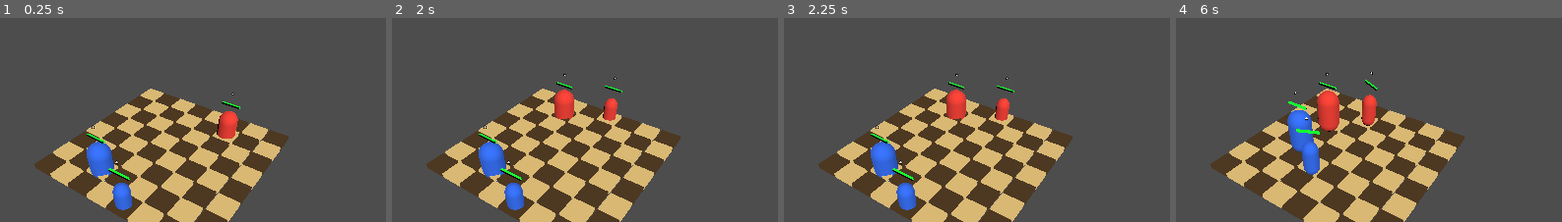
Above: before the commit, frames 1-4 (left to right).
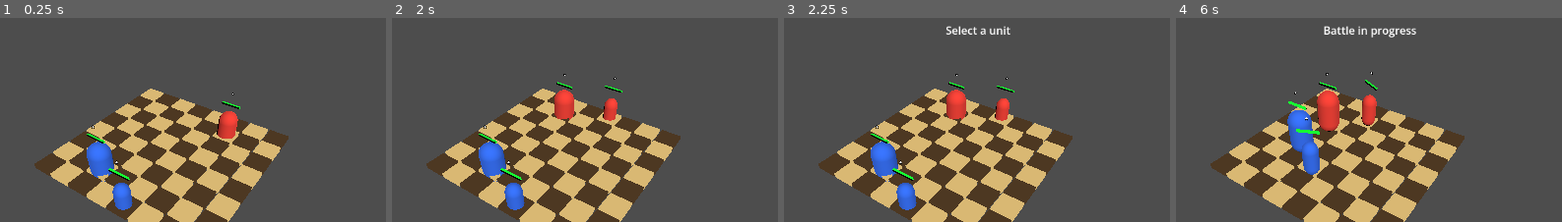
Above: after the commit, the same moments.

Repository: janmgryka-bit/warmarket
Game: Godot game, scene res://scenes/Main.tscn
Two runs of this game, one before a commit and one after it. Both use one fixed random seed, a clock stepped at 60 frames per second and the inputs below.
Inputs:
- Up to frame 1 (0.25 s): no input
- Up to frame 2 (2 s): click "Buy XP (4g)" at 0.5 s; click "Mirror Army" at 1.25 s
- Up to frame 3 (2.25 s): click "Sell Unit" at 2 s
- Up to frame 4 (6 s): click "Reroll (2g)" at 2.75 s; click "Legionista Romans / Tank Tier…" at 3.5 s; click "Legionista ★ Tier 1" at 4.25 s; click "Start Battle" at 5 s; click "Start Battle" at 5.75 s
The pictures show only the part of the screen within x 27-77%, y 2-52%; the shares and areas given below are measured in that part.

Frames 1-2 are identical in both runs. In frame 3, 0.4% of the frame differs, in the area x 42-59%, y 3-9%; in frame 4, 0.6%, in the area x 38-63%, y 3-10%.

Commit message:
Show action feedback messages

Diff:
--- a/godot_project/war-market/scenes/Main.tscn
+++ b/godot_project/war-market/scenes/Main.tscn
@@ -27,6 +27,16 @@
 [node name="Units" type="Node3D" parent="." unique_id=842471417]
 
 [node name="UI" type="CanvasLayer" parent="." unique_id=390280858]
+
+[node name="ActionFeedbackLabel" type="Label" parent="UI"]
+visible = false
+offset_left = 420.0
+offset_top = 35.0
+offset_right = 810.0
+offset_bottom = 70.0
+text = "Action feedback"
+horizontal_alignment = 1
+vertical_alignment = 1
 
 [node name="HudContainer" type="VBoxContainer" parent="UI" unique_id=390280859]
 offset_left = 30.0
--- a/godot_project/war-market/scripts/game.gd
+++ b/godot_project/war-market/scripts/game.gd
@@ -10,6 +10,7 @@
 @onready var unit_details_panel: Panel = $UI/UnitDetailsPanel
 @onready var unit_details_label: Label = $UI/UnitDetailsPanel/UnitDetailsLabel
 @onready var event_log_label: Label = $UI/EventLogPanel/EventLogLabel
+@onready var action_feedback_label: Label = $UI/ActionFeedbackLabel
 @onready var shop_items: HBoxContainer = $UI/BottomContainer/ShopPanel/ShopItems
 @onready var gold_label: Label = $UI/HudContainer/GoldLabel
 @onready var player_level_label: Label = $UI/HudContainer/PlayerLevelLabel
@@ -43,6 +44,7 @@
 var current_battle_payload: Dictionary = {}
 var battle_history: Array[Dictionary] = []
 var max_battle_history_entries: int = 20
+var action_feedback_timer: Timer = null
 
 # Selection Helpers
 func clear_shop_selection() -> void:
@@ -67,6 +69,38 @@
 	clear_bench_selection()
 	if board != null and board.has_method("clear_tile_highlights"):
 		board.clear_tile_highlights()
+
+func show_action_feedback(message: String) -> void:
+	if action_feedback_label == null:
+		return
+	action_feedback_label.text = message
+	action_feedback_label.visible = true
+	if action_feedback_timer != null:
+		action_feedback_timer.start()
+
+func clear_action_feedback() -> void:
+	if action_feedback_timer != null:
+		action_feedback_timer.stop()
+	if action_feedback_label == null:
+		return
+	action_feedback_label.text = ""
+	action_feedback_label.visible = false
+
+func setup_action_feedback_timer() -> void:
+	action_feedback_timer = Timer.new()
+	action_feedback_timer.one_shot = true
+	action_feedback_timer.wait_time = 1.5
+	action_feedback_timer.timeout.connect(clear_action_feedback)
+	add_child(action_feedback_timer)
+
+func get_blocked_action_feedback() -> String:
+	if battle_started:
+		return "Battle in progress"
+	if game_over or victory:
+		return "Run ended"
+	if round_ended:
+		return "Round ended"
+	return "Not available"
 
 # Economy
 var starting_gold: int = 10
@@ -171,11 +205,13 @@
 		print("RestartRoundButton found")
 
 	board.tile_clicked.connect(_on_board_tile_clicked)
+	setup_action_feedback_timer()
 
 	round_result_label.text = ""
 	restart_button.visible = false
 	apply_battle_speed()
 	update_battle_speed_ui()
+	clear_action_feedback()
 	add_event_log("New run started")
 
 	update_gold_label()
@@ -623,10 +659,12 @@
 # Unit Selection and Movement
 func _on_unit_clicked(unit: CharacterBody3D) -> void:
 	if not is_preparation_phase():
+		show_action_feedback(get_blocked_action_feedback())
 		print("Cannot select unit outside preparation phase")
 		return
 
 	if unit.team_id != 0:
+		show_action_feedback("Cannot select enemy")
 		print("Cannot select enemy unit")
 		return
 
@@ -692,14 +730,17 @@
 # Board Interaction
 func _on_board_tile_clicked(grid_pos: Vector2i) -> void:
 	if not is_preparation_phase():
+		show_action_feedback(get_blocked_action_feedback())
 		print("Cannot interact with board outside preparation phase")
 		return
 
 	if grid_pos.y < 4:
+		show_action_feedback("Deploy on your side")
 		print("Enemy half - cannot place there")
 		return
 
 	if is_tile_occupied(grid_pos):
+		show_action_feedback("Tile occupied")
 		print("Tile occupied: ", grid_pos)
 		return
 
@@ -708,6 +749,7 @@
 		return
 
 	if selected_unit == null or not is_instance_valid(selected_unit):
+		show_action_feedback("Select a unit")
 		print("No selected unit")
 		return
 
@@ -717,22 +759,27 @@
 
 func try_deploy_bench_unit(grid_pos: Vector2i) -> bool:
 	if not is_preparation_phase():
+		show_action_feedback(get_blocked_action_feedback())
 		print("Cannot deploy bench unit outside preparation phase")
 		return false
 
 	if selected_bench_index < 0 or selected_bench_index >= bench_units.size():
+		show_action_feedback("Select a bench unit")
 		print("No bench unit selected")
 		return false
 
 	if grid_pos.y < 4:
+		show_action_feedback("Deploy on your side")
 		print("Cannot deploy to enemy half")
 		return false
 
 	if is_tile_occupied(grid_pos):
+		show_action_feedback("Tile occupied")
 		print("Cannot deploy to occupied tile: ", grid_pos)
 		return false
 
 	if player_roster.size() >= max_player_units:
+		show_action_feedback("Unit cap reached")
 		print("Unit cap reached")
 		return false
 
@@ -775,6 +822,7 @@
 func _on_start_battle_button_pressed() -> void:
 	print("BUTTON CLICKED")
 	if game_over or victory:
+		show_action_feedback("Run ended")
 		print("Cannot start battle after run has ended")
 		return
 	start_battle()
@@ -799,6 +847,7 @@
 
 func start_battle() -> void:
 	if not is_preparation_phase():
+		show_action_feedback(get_blocked_action_feedback())
 		return
 
 	current_battle_id += 1
@@ -990,6 +1039,7 @@
 
 func restart_round() -> void:
 	if game_over or victory:
+		show_action_feedback("Run ended")
 		print("Cannot restart round after run has ended")
 		return
 	clear_units()
@@ -1131,6 +1181,7 @@
 
 	# Clear selection state
 	clear_all_selection()
+	clear_action_feedback()
 
 	# Reset UI
 	round_result_label.text = ""
@@ -1191,14 +1242,17 @@
 
 func _on_buy_xp_button_pressed() -> void:
 	if not is_preparation_phase():
+		show_action_feedback(get_blocked_action_feedback())
 		print("Cannot buy XP outside preparation phase")
 		return
 
 	if player_level >= max_player_level:
+		show_action_feedback("Max level")
 		print("Player is already at max level")
 		return
 
 	if player_gold < xp_purchase_cost:
+		show_action_feedback("Not enough gold")
 		print("Cannot afford XP. Need ", xp_purchase_cost, " gold, have ", player_gold)
 		return
 
@@ -1225,6 +1279,7 @@
 
 func _on_shop_card_pressed(unit_id: String, offer_index: int) -> void:
 	if not is_preparation_phase():
+		show_action_feedback(get_blocked_action_feedback())
 		print("Cannot buy outside preparation phase")
 		return
 
@@ -1235,13 +1290,16 @@
 
 	var cost = data["base_price"]
 	if offer_index in sold_shop_offer_indices:
+		show_action_feedback("Already sold")
 		print("Shop slot ", offer_index, " is already sold")
 		return
 	if player_gold < cost:
+		show_action_feedback("Not enough gold")
 		print("Cannot afford ", data["name"], ". Need ", cost, " gold, have ", player_gold)
 		return
 
 	if bench_units.size() >= max_bench_units:
+		show_action_feedback("Bench full")
 		print("Bench is full")
 		return
 
@@ -1350,10 +1408,12 @@
 
 func _on_reroll_button_pressed() -> void:
 	if not is_preparation_phase():
+		show_action_feedback(get_blocked_action_feedback())
 		print("Cannot reroll outside preparation phase")
 		return
 
 	if player_gold < reroll_cost:
+		show_action_feedback("Not enough gold")
 		print("Cannot afford reroll. Need ", reroll_cost, " gold, have ", player_gold)
 		return
 
@@ -1366,11 +1426,13 @@
 
 func _on_use_self_as_opponent_button_pressed() -> void:
 	if not is_preparation_phase():
+		show_action_feedback(get_blocked_action_feedback())
 		print("Cannot mirror army outside preparation phase")
 		return
 
 	var snapshot = create_player_army_snapshot()
 	if snapshot.is_empty():
+		show_action_feedback("No army to mirror")
 		print("No player army to mirror")
 		return
 
@@ -1382,6 +1444,7 @@
 
 func _on_sell_unit_button_pressed() -> void:
 	if not is_preparation_phase():
+		show_action_feedback(get_blocked_action_feedback())
 		print("Cannot sell outside preparation phase")
 		return
 
@@ -1406,10 +1469,12 @@
 		return
 
 	if selected_unit == null or not is_instance_valid(selected_unit):
+		show_action_feedback("Select a unit")
 		print("No unit selected to sell")
 		return
 
 	if selected_unit.team_id != 0:
+		show_action_feedback("Cannot sell enemy")
 		print("Cannot sell enemy unit")
 		return
 
@@ -1516,10 +1581,12 @@
 
 func _on_bench_unit_pressed(index: int) -> void:
 	if not is_preparation_phase():
+		show_action_feedback(get_blocked_action_feedback())
 		print("Cannot select bench unit outside preparation phase")
 		return
 
 	if index < 0 or index >= bench_units.size():
+		show_action_feedback("Bench slot empty")
 		print("Bench index out of range: ", index)
 		return
 
--- a/godot_project/war-market/tests/smoke_test.gd
+++ b/godot_project/war-market/tests/smoke_test.gd
@@ -26,6 +26,7 @@
 	await run_test("Initial state", Callable(self, "test_initial_state"))
 	await run_test("Battle speed toggle", Callable(self, "test_battle_speed_toggle"))
 	await run_test("Event log", Callable(self, "test_event_log"))
+	await run_test("Action feedback", Callable(self, "test_action_feedback"))
 	await run_test("Buy XP", Callable(self, "test_buy_xp"))
 	await run_test("Shop tier rolls", Callable(self, "test_shop_tier_rolls"))
 	await run_test("Faction bonuses", Callable(self, "test_faction_bonuses"))
@@ -88,6 +89,8 @@
 	assert_true("Romans" in game.synergy_label.text, "Initial SynergyLabel should show active Roman synergy")
 	assert_true(game.event_log_label != null, "EventLogLabel should exist")
 	assert_true("New run started" in game.event_log_label.text, "Initial EventLogLabel should show new run started")
+	assert_true(game.action_feedback_label != null, "ActionFeedbackLabel should exist")
+	assert_true(not game.action_feedback_label.visible, "ActionFeedbackLabel should start hidden")
 
 func test_battle_speed_toggle() -> void:
 	var game = await load_game()
@@ -147,6 +150,14 @@
 	assert_true("Battle started" in game.event_log_label.text, "Important battle start should appear in event log")
 	game.end_round("PLAYER WINS")
 	assert_true("Round result: PLAYER WINS" in game.event_log_label.text, "Important round result should appear in event log")
+
+func test_action_feedback() -> void:
+	var game = await load_game()
+	game.show_action_feedback("Test message")
+	assert_true(game.action_feedback_label.visible, "Action feedback should show when requested")
+	assert_true("Test message" in game.action_feedback_label.text, "Action feedback should show the requested message")
+	game.clear_action_feedback()
+	assert_true(not game.action_feedback_label.visible or game.action_feedback_label.text == "", "Action feedback should clear")
 
 func test_buy_xp() -> void:
 	var game = await load_game()
